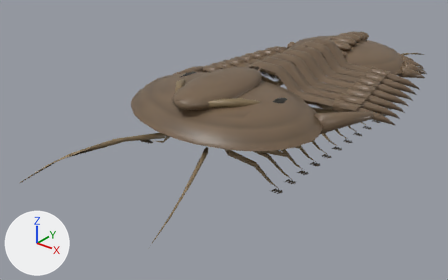
Renders of the glTF model public/assets/creatures/olenoides.lod1.glb from each side of a commit.
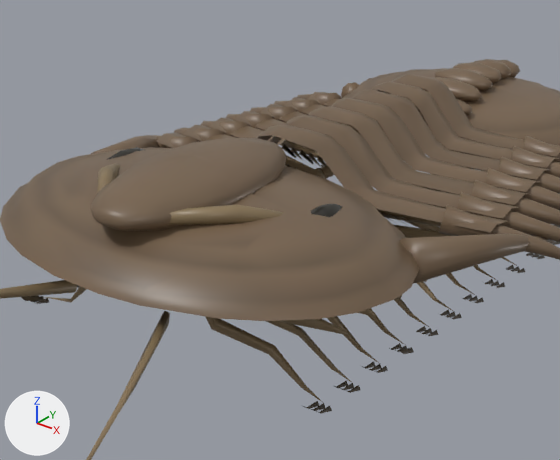
Each version appears first whole from a 50 mm camera at (3.49, -5.59, 2.95) aimed at (-0.38, -0.75, -0.05), and next in a close-up on the part from 29% to 86% of the width and 2% to 77% of the height. Lighting does not change. The marker at lower left points along +X, +Y and +Z. The last two pictures show the newer version.

The older version as bpy lines, for what is in view:
```python
me_olenoides_anatomy_001 = bpy.data.meshes.new('olenoides anatomy.001')
me_olenoides_anatomy_001.from_pydata(...)  # 532 vertices, 623 faces; spans x -0.86..0.86, y -1.57..1.63, z 0.06..0.12
me_olenoides_anatomy_001.materials.append(mat_olenoides_sclerotized_tips)
me_olenoides_anatomy_002 = bpy.data.meshes.new('olenoides anatomy.002')
me_olenoides_anatomy_002.from_pydata(...)  # 2047 vertices, 3540 faces; spans x -1.28..1.28, y -1.99..2.18, z 0.28..0.95
me_olenoides_anatomy_002.materials.append(mat_olenoides_dorsal_cuticle)
me_olenoides_anatomy_004 = bpy.data.meshes.new('olenoides anatomy.004')
me_olenoides_anatomy_004.from_pydata(...)  # 1273 vertices, 1570 faces; spans x -0.83..0.82, y -3.07..2.86, z 0.07..0.49
me_olenoides_anatomy_004.materials.append(mat_olenoides_soft_appendages)
ob_olenoides_olenoides_dorsal_cuticle = bpy.data.objects.new('olenoides olenoides Dorsal cuticle', me_olenoides_anatomy_002)
ob_olenoides_olenoides_dorsal_cuticle.location = (0.0, 0.0, 0.0)
ob_olenoides_olenoides_sclerotized_tips = bpy.data.objects.new('olenoides olenoides Sclerotized tips', me_olenoides_anatomy_001)
ob_olenoides_olenoides_sclerotized_tips.location = (0.0, 0.0, 0.0)
ob_olenoides_olenoides_soft_appendages = bpy.data.objects.new('olenoides olenoides Soft appendages', me_olenoides_anatomy_004)
ob_olenoides_olenoides_soft_appendages.location = (0.0, 0.0, 0.0)
```
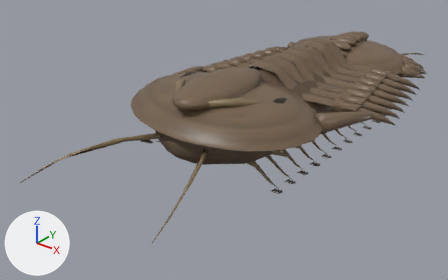
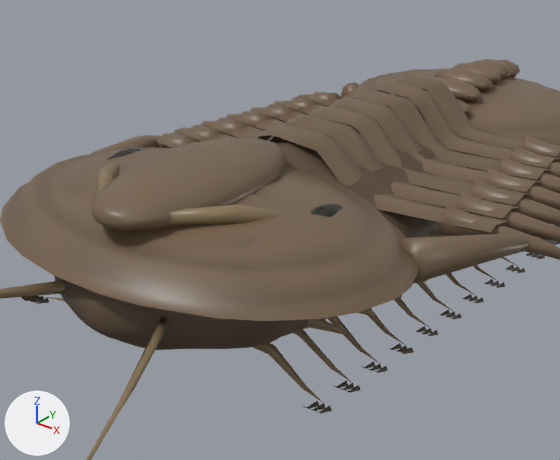
What differs and where, as boxes (x1, y1, x2, y2) in the close-ups (560 x 460 px):
'Olenoides continuous ventral body', added
    after: (54, 95, 499, 350)

Patch to the scene script:
```diff
--- a/public/assets/creatures/olenoides.lod1.glb.py
+++ b/public/assets/creatures/olenoides.lod1.glb.py
@@ mat_olenoides_continuous_ventral_body @@
+mat_olenoides_continuous_ventral_body = bpy.data.materials.new('Olenoides continuous ventral body')
+mat_olenoides_continuous_ventral_body.use_nodes = True; mat_olenoides_continuous_ventral_body.node_tree.nodes.clear()
+_N = mat_olenoides_continuous_ventral_body.node_tree.nodes; _L = mat_olenoides_continuous_ventral_body.node_tree.links
+n0 = _N.new('ShaderNodeBsdfPrincipled'); n0.name = 'Principled BSDF'
+n0.inputs[2].default_value = 0.6  # 'Roughness'
+n1 = _N.new('ShaderNodeOutputMaterial'); n1.name = 'Material Output'
+n2 = _N.new('ShaderNodeVertexColor'); n2.name = 'Color Attribute'
+_L.new(n0.outputs[0], n1.inputs[0])  # 'BSDF' to 'Surface'
+_L.new(n2.outputs[0], n0.inputs[0])  # 'Color' to 'Base Color'
@@ me_olenoides_continuous_ventral_body @@
+me_olenoides_continuous_ventral_body.from_pydata(...)  # 1082 vertices, 2160 faces; spans x -0.73..0.73, y -1.96..1.9, z 0.17..0.83
+me_olenoides_continuous_ventral_body.materials.append(mat_olenoides_continuous_ventral_body)
@@ ob_olenoides_continuous_ventral_body @@
+ob_olenoides_continuous_ventral_body = bpy.data.objects.new('Olenoides continuous ventral body', me_olenoides_continuous_ventral_body)
+ob_olenoides_continuous_ventral_body.location = (0.0, 0.0, 0.0)
```
